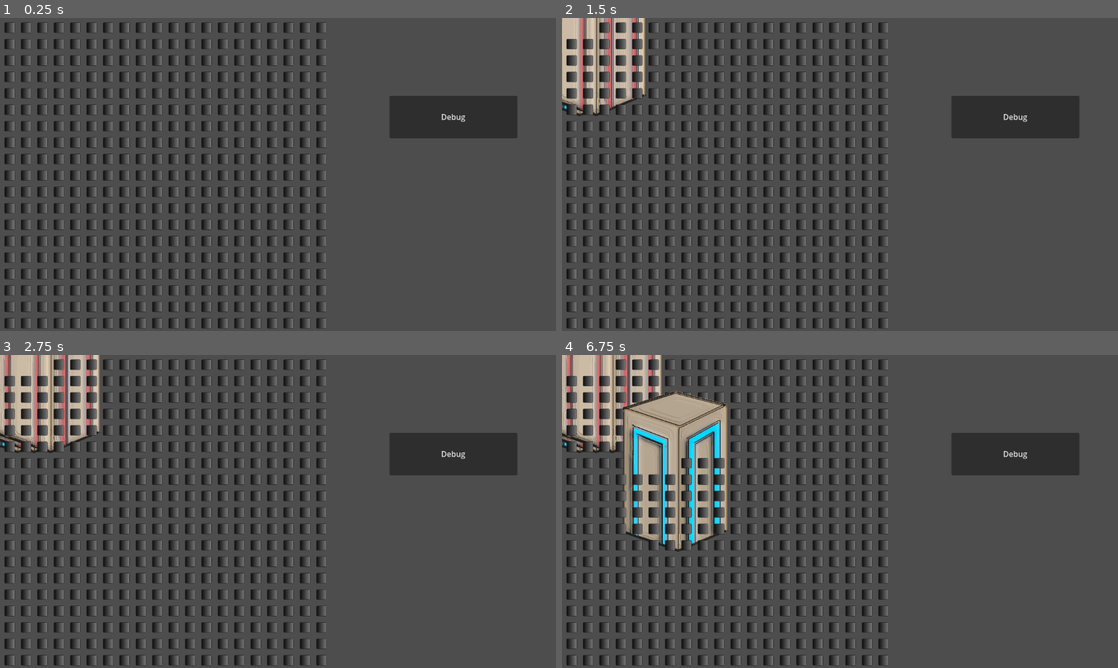
Above: before the commit, frames 1-4 (two rows, left to right).
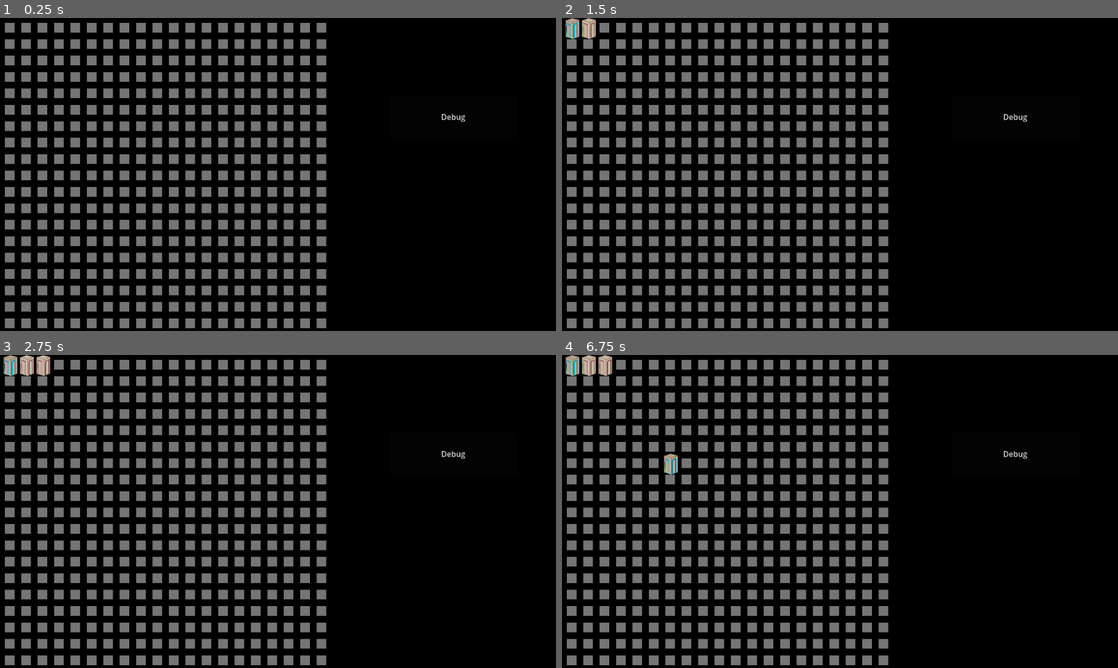
Above: after the commit, the same moments.

Repository: BeadsInCheese/CellularBubbleState
Game: Godot game, scene res://MainGame.tscn
The game is run twice, just before and just after one commit, with the same random seed, the same clock (stepped at 60 frames per second) and the same inputs.
Inputs (mouse positions are in pixels of both pictures, inside the frame that each line leads up to):
- Up to frame 1 (0.25 s): no input
- Up to frame 2 (1.5 s): click (573, 27) at 0.52 s; click (589, 27) at 1.27 s
- Up to frame 3 (2.75 s): click (44, 364) at 2.02 s
- Up to frame 4 (6.75 s): tap Enter at 2.75, 4.25, 5.75 s; move the mouse to (962, 495) at 2.77 s; click (962, 495) at 2.92 s; tap Space at 3.5, 5, 6.5 s; move the mouse to (728, 527) at 3.52 s; click (728, 527) at 3.67 s; move the mouse to (895, 442) at 4.27 s; click (895, 442) at 4.42 s; move the mouse to (812, 574) at 5.02 s; click (812, 574) at 5.17 s; move the mouse to (1006, 558) at 5.77 s; click (1006, 558) at 5.92 s; move the mouse to (673, 464) at 6.52 s; click (673, 464) at 6.67 s

The runs differ from the first frame. In frame 1, 94% of the frame differs, in the area x 0-100%, y 0-100%; in frame 2, 94%; in frame 3, 94%; in frame 4, 94%.

Commit message:
bunch of small changes

Diff:
--- a/gamejam2025/Bubble.tscn
+++ b/gamejam2025/Bubble.tscn
@@ -3,6 +3,7 @@
 [ext_resource type="Script" path="res://bubble.gd" id="1_k25p1"]
 
 [sub_resource type="Gradient" id="Gradient_wi3sw"]
+colors = PackedColorArray(1, 1, 1, 1, 1, 1, 1, 1)
 
 [sub_resource type="GradientTexture2D" id="GradientTexture2D_01tgn"]
 gradient = SubResource("Gradient_wi3sw")
--- a/gamejam2025/MainGame.tscn
+++ b/gamejam2025/MainGame.tscn
@@ -1,7 +1,16 @@
-[gd_scene load_steps=3 format=3 uid="uid://1bsyxxel7wtb"]
+[gd_scene load_steps=4 format=3 uid="uid://1bsyxxel7wtb"]
 
 [ext_resource type="Script" path="res://Grid.gd" id="1_aixle"]
 [ext_resource type="Script" path="res://PlayerController.gd" id="2_eflv5"]
+
+[sub_resource type="Environment" id="Environment_in81w"]
+background_mode = 3
+glow_enabled = true
+glow_intensity = 1.27
+glow_strength = 0.22
+glow_blend_mode = 0
+glow_hdr_threshold = 2.27
+glow_hdr_scale = 0.58
 
 [node name="root" type="Node2D"]
 
@@ -20,4 +29,7 @@
 offset_bottom = 249.0
 text = "Debug"
 
+[node name="WorldEnvironment" type="WorldEnvironment" parent="."]
+environment = SubResource("Environment_in81w")
+
 [connection signal="button_down" from="Button" to="Board" method="_on_button_button_down"]
--- a/gamejam2025/bubble.gd
+++ b/gamejam2025/bubble.gd
@@ -12,7 +12,7 @@
 		$BubbleGfx.set_texture(load("res://resources/pillar_player1.png"))
 	elif (type == 3):
 		$BubbleGfx.set_texture(load("res://resources/pillar_player2.png"))
-
+	$BubbleGfx.scale=Vector2(0.08,0.08)
 # Called when the node enters the scene tree for the first time.
 func _ready() -> void:
 	board=get_tree().get_root().get_node("root/Board")
--- a/gamejam2025/project.godot
+++ b/gamejam2025/project.godot
@@ -18,3 +18,8 @@
 [display]
 
 window/stretch/mode="viewport"
+
+[rendering]
+
+viewport/transparent_background=true
+viewport/hdr_2d=true
